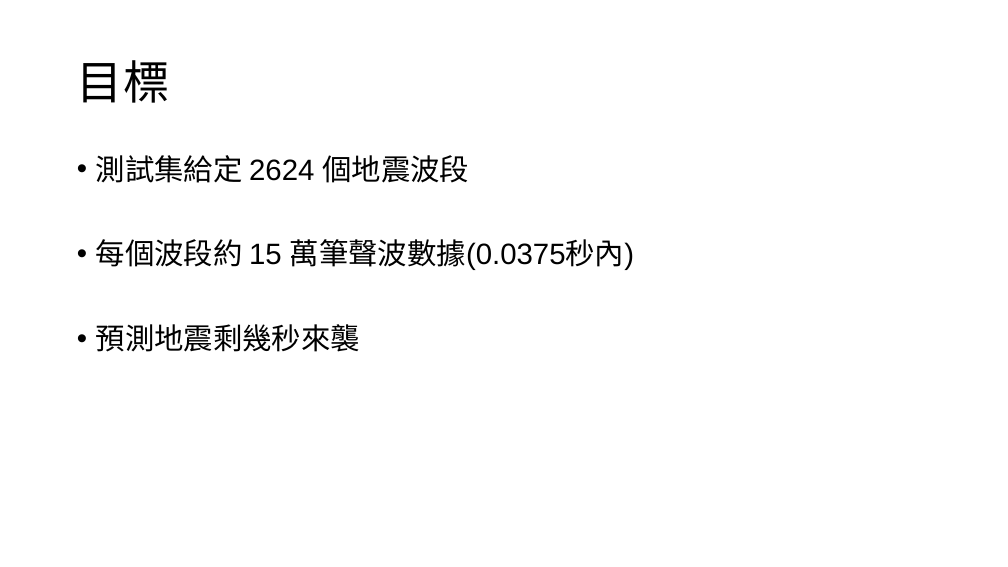
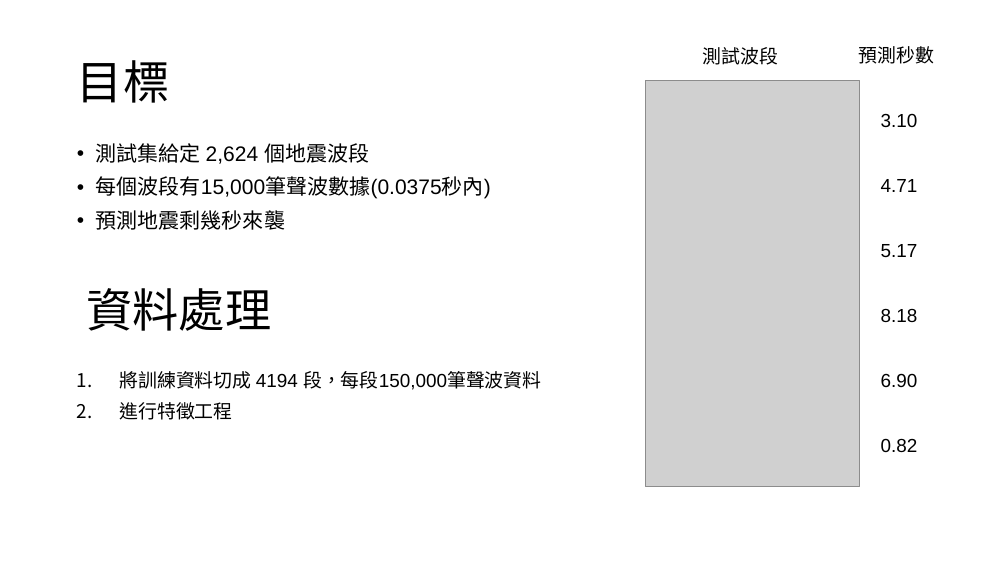
Before and after one commit to ept106354026/LANL-Earthquake-Prediction, a slide deck: slide 5 of 地震預測分析說明.pptx (slide 4 before the commit). Drawn at 1008x567 pixels with LibreOffice and Linux fonts; fonts in the diff are those of the drawing; grey boxes stand for pictures. Boxes give left, top, right and bottom in pixels: in the first picture for what was removed or moved away, otherwise in the second. Text is boxed around its words. In the diff, an @@ line names an element or a change of style, - is before the commit and + after.

```diff
--- a/地震預測分析說明.pptx
+++ b/地震預測分析說明.pptx
@@ text added at (703,47,779,65), 18 pt, text #000000 @@
+測試波段
@@ text added at (858,46,934,64), 18 pt, text #000000 @@
+預測秒數
@@ picture added at (645,80,860,486) @@
@@ table added at (873,107,1008,498), 6 rows, 1 columns @@
+3.10
+4.71
+5.17
+8.18
+6.90
+0.82
@@ text "測試集給定 2,624 個地震波段": place and size @@
-text "測試集給定 2,624 個地震波段" at (96,155,634,352)
+text "測試集給定 2,624 個地震波段" at (96,143,491,230)
@@ text at (96,143,491,199): text changed; size 28 to 20 pt @@
-• 測試集給定 2624 個地震波段
-• 每個波段約 15 萬筆聲波數據(0.0375秒內)
+• 測試集給定 2,624 個地震波段
+• 每個波段有15,000筆聲波數據(0.0375秒內)
@@ text at (96,210,285,230): size 28 to 20 pt in "預測地震剩幾秒來襲" @@
@@ text added at (87,288,272,331), 44 pt, text #000000 @@
+資料處理
@@ text added at (119,371,541,420), 18 pt, text #000000 @@
+1. 將訓練資料切成 4194 段，每段150,000筆聲波資料
+2. 進行特徵工程
```
Also in this commit, not shown: 3 other slides changed, 6 slides added, 1 slide removed.
